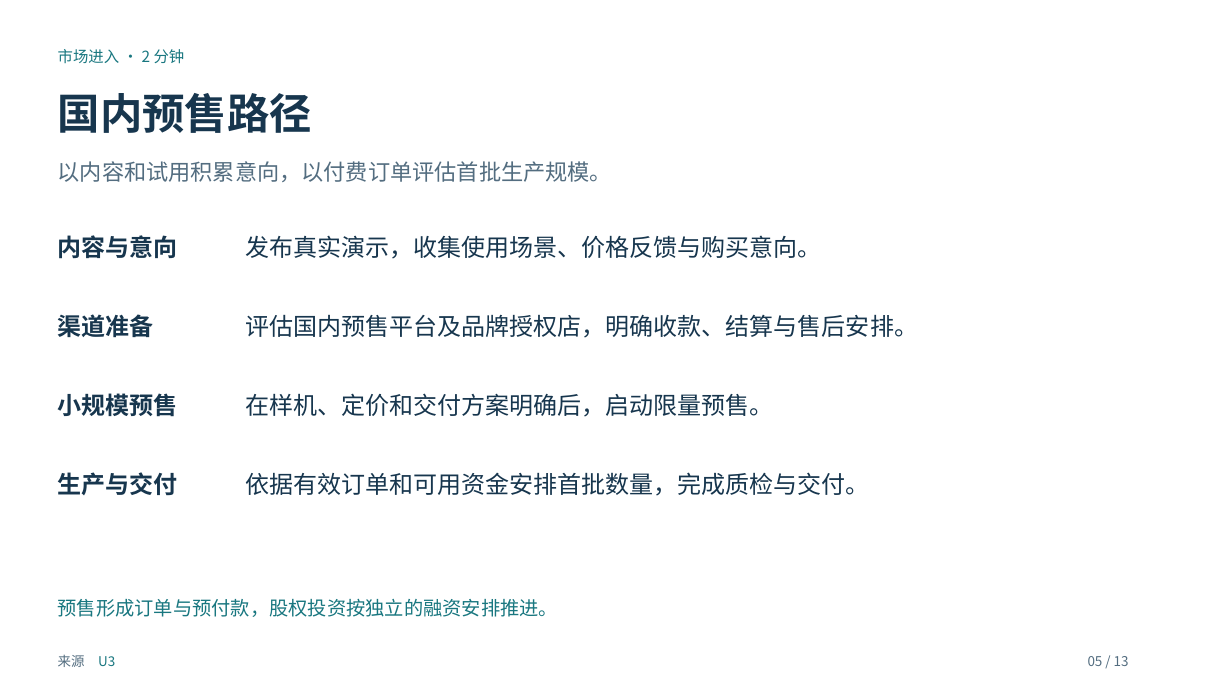
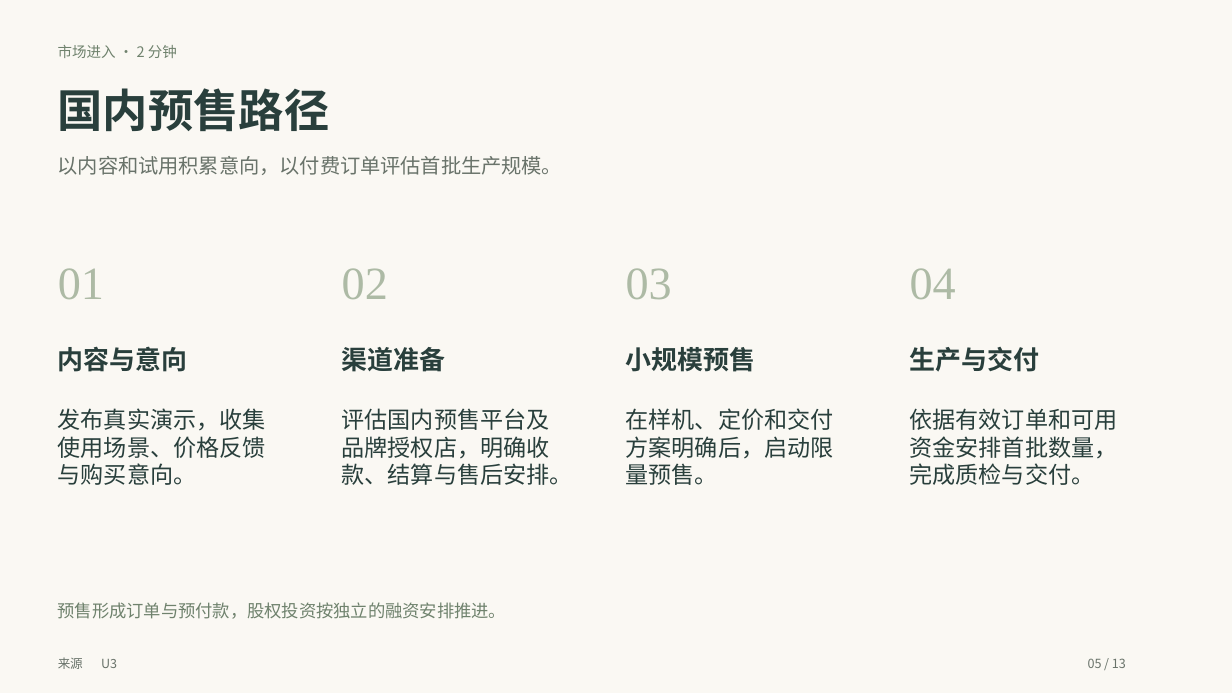
Before and after one commit to maxi-max-dev/maxi-max-dev.github.io, a slide deck: slide 5 of research/insta360-frame-discussion/unseen-insta360-discussion.pptx. Drawn at 1232x693 pixels with LibreOffice and Linux fonts; fonts in the diff are those of the drawing. Boxes give left, top, right and bottom in pixels: in the first picture for what was removed or moved away, otherwise in the second. Text is boxed around its words. In the diff, an @@ line names an element or a change of style, - is before the commit and + after.

```diff
--- a/research/insta360-frame-discussion/unseen-insta360-discussion.pptx
+++ b/research/insta360-frame-discussion/unseen-insta360-discussion.pptx
@@ background #FFFFFF to #FAF8F3 @@
@@ text "市场进入 · 2 分钟" at (58, 45, 177, 58): size 12 to 11.2 pt, text colour #197780 to #6F826D @@
@@ text "国内预售路径" at (58, 88, 330, 131): size 33 to 35.2 pt, text colour #17364E to #293F3C @@
@@ text "以内容和试用积累意向，以付费订单评估首批生产规模。" at (58, 156, 562, 175): size 17.2 to 15.8 pt, text colour #536D80 to #69736A @@
@@ text added at (58, 268, 104, 299), 36 pt, text #ADBAA5 @@
+01
@@ text added at (342, 268, 388, 299), 36 pt, text #ADBAA5 @@
+02
@@ text added at (626, 268, 672, 299), 36 pt, text #ADBAA5 @@
+03
@@ text added at (910, 268, 956, 299), 36 pt, text #ADBAA5 @@
+04
@@ text "内容与意向": place and size @@
-text "内容与意向" at (58, 235, 178, 259)
+text "内容与意向" at (58, 346, 188, 372)
@@ text "渠道准备": place and size @@
-text "渠道准备" at (58, 314, 154, 337)
+text "渠道准备" at (342, 347, 446, 372)
@@ text "小规模预售": place and size @@
-text "小规模预售" at (58, 393, 178, 417)
+text "小规模预售" at (626, 347, 756, 372)
@@ size 18.8 to 20.2 pt, text colour #17364E to #293F3C in 4 elements at (58, 346, 188, 372), (342, 347, 446, 372), (626, 347, 756, 372), (910, 347, 1040, 372) @@
@@ text "生产与交付": place and size @@
-text "生产与交付" at (58, 472, 178, 496)
+text "生产与交付" at (910, 347, 1040, 372)
@@ text at (58, 408, 266, 485): text changed; size 18.8 to 18 pt; text colour #17364E to #293F3C @@
-发布真实演示，收集使用场景、价格反馈与购买意向。
+发布真实演示，收集
+使用场景、价格反馈
+与购买意向。
@@ text at (342, 408, 573, 485): text changed; size 18.8 to 18 pt; text colour #17364E to #293F3C @@
-评估国内预售平台及品牌授权店，明确收款、结算与售后安排。
+评估国内预售平台及
+品牌授权店，明确收
+款、结算与售后安排。
@@ text at (626, 408, 834, 485): text changed; size 18.8 to 18 pt; text colour #17364E to #293F3C @@
-在样机、定价和交付方案明确后，启动限量预售。
+在样机、定价和交付
+方案明确后，启动限
+量预售。
@@ text at (910, 408, 1118, 485): text changed; size 18.8 to 18 pt; text colour #17364E to #293F3C @@
-依据有效订单和可用资金安排首批数量，完成质检与交付。
+依据有效订单和可用
+资金安排首批数量，
+完成质检与交付。
@@ text "预售形成订单与预付款，股权投资按独立的融资安排推进。" at (58, 602, 506, 619): size 15 to 13.5 pt, text colour #197780 to #6F826D @@
@@ text "来源" at (58, 657, 83, 669): size 10.5 to 9.8 pt, text colour #536D80 to #69736A @@
@@ text "U3" at (101, 659, 117, 668): size 10.5 to 9.8 pt, text colour #197780 to #69736A @@
@@ text "05 / 13" at (1088, 658, 1126, 668): size 10.5 to 9.8 pt, text colour #536D80 to #69736A @@
```
Also in this commit, not shown: 12 other slides changed, 10 other files.
